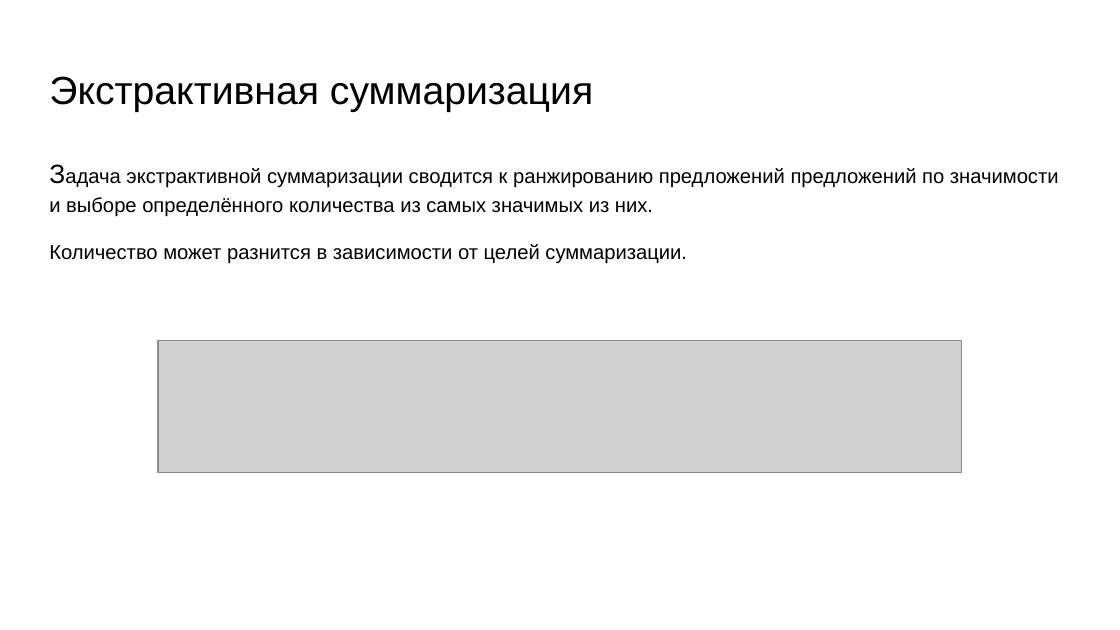
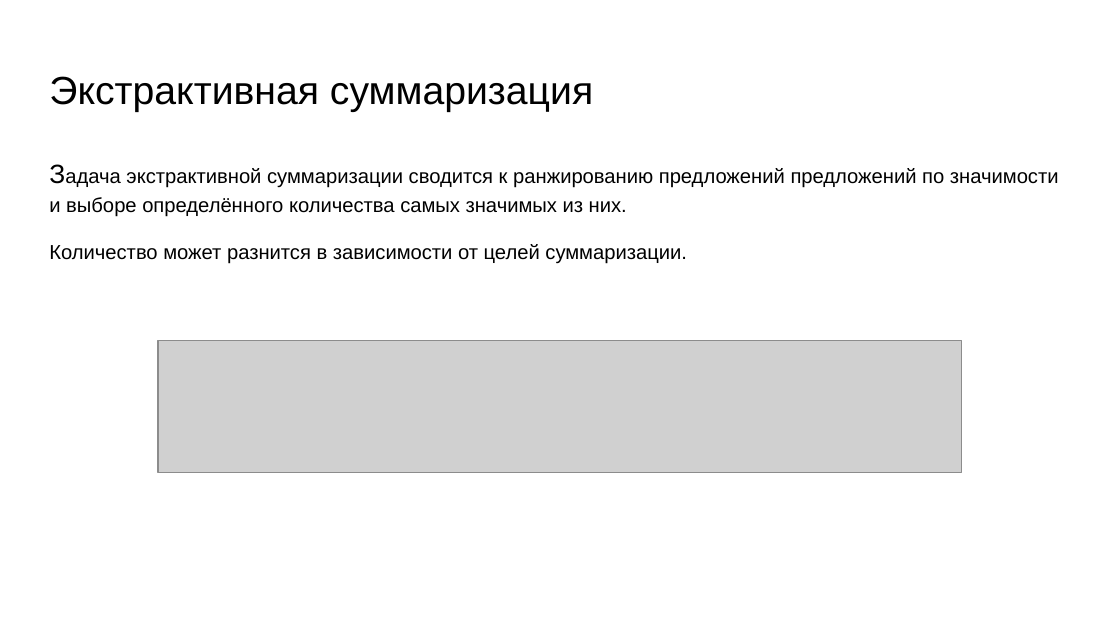
Before and after one commit to IvanEfremovSPBU/Text-Summarization, a slide deck: slide 6 of Суммаризация.pptx. Drawn at 1120x630 pixels with LibreOffice and Linux fonts; fonts in the diff are those of the drawing; grey boxes stand for pictures. Boxes give left, top, right and bottom in pixels: in the first picture for what was removed or moved away, otherwise in the second. Text is boxed around its words. In the diff, an @@ line names an element or a change of style, - is before the commit and + after.

```diff
--- a/Суммаризация.pptx
+++ b/Суммаризация.pptx
@@ text at (x1=49, y1=168, x2=1059, y2=217): text changed @@
-Задача экстрактивной суммаризации сводится к ранжированию предложений предложений по значимости и выборе определённого количества из самых значимых из них.
+Задача экстрактивной суммаризации сводится к ранжированию предложений предложений по значимости и выборе определённого количества самых значимых из них.
```
Also in this commit, not shown: 8 other slides changed, 2 other files.
